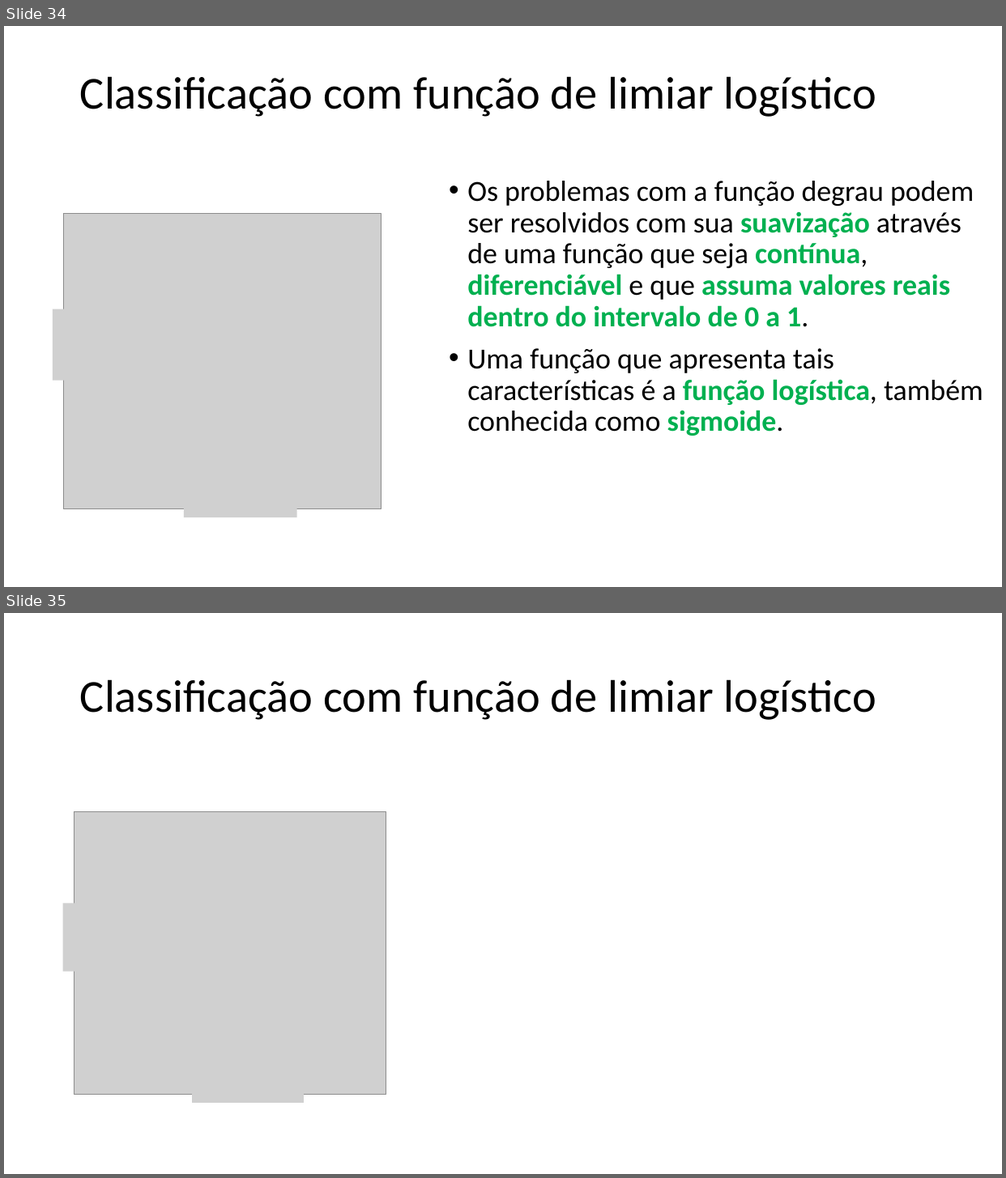
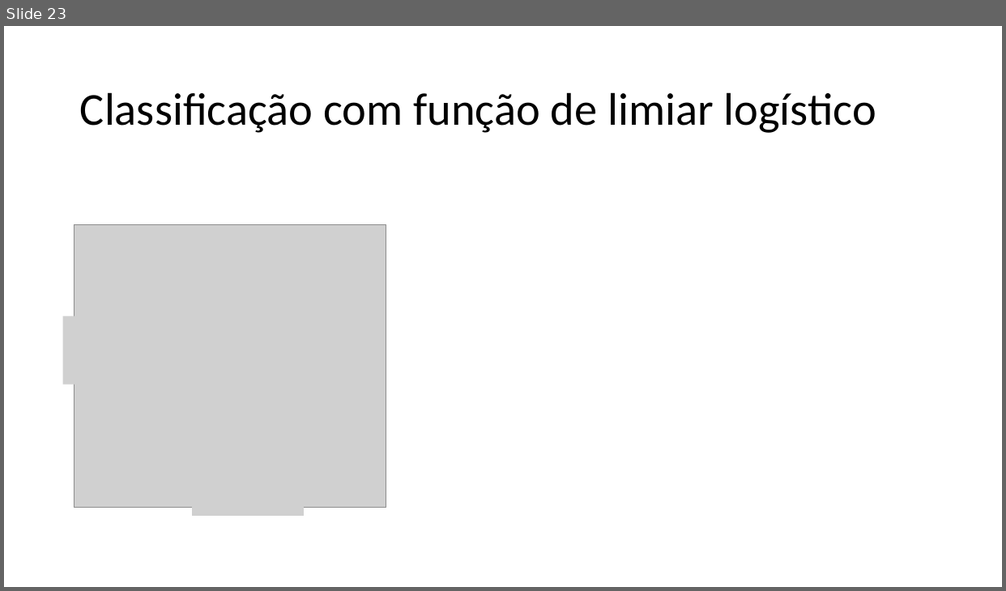
Before and after one commit to zz4fap/c24_inteligencia_artificial, a slide deck: slides/C24_Classificação.pptx. Shown one above the other, each under a label of ours: slides 34 and 35 before the commit, slide 23 after it. The pictures are 1006x1178 and 1006x591 pixels, drawn with LibreOffice and Linux fonts; fonts in the diff are those of the drawing; grey boxes stand for pictures. Boxes give left, top, right and bottom in pixels: in the first picture for what was removed or moved away, otherwise in the second. Text is boxed around its words. In the diff, an @@ line names an element or a change of style, - is before the commit and + after.

```diff
--- a/slides/C24_Classificação.pptx
+++ b/slides/C24_Classificação.pptx
@@ slide 34 removed at bbox=[4, 26, 1002, 587], background #FFFFFF @@
@@ title removed at bbox=[80, 76, 876, 117] @@
-Classificação com função de limiar logístico
@@ text removed at bbox=[467, 181, 983, 436] @@
-• Os problemas com a função degrau podem ser resolvidos com sua suavização através de uma função que seja contínua, diferenciável e que assuma valores reais dentro do intervalo de 0 a 1.
-• Uma função que apresenta tais características é a função logística, também conhecida como sigmoide.
@@ picture removed at bbox=[64, 214, 381, 510] @@
@@ picture removed at bbox=[53, 310, 80, 381] @@
@@ picture removed at bbox=[184, 490, 296, 518] @@
@@ what was slide 35 is now slide 23 @@
```
Also in this commit, not shown: 5 slides changed, 12 other slides removed.
